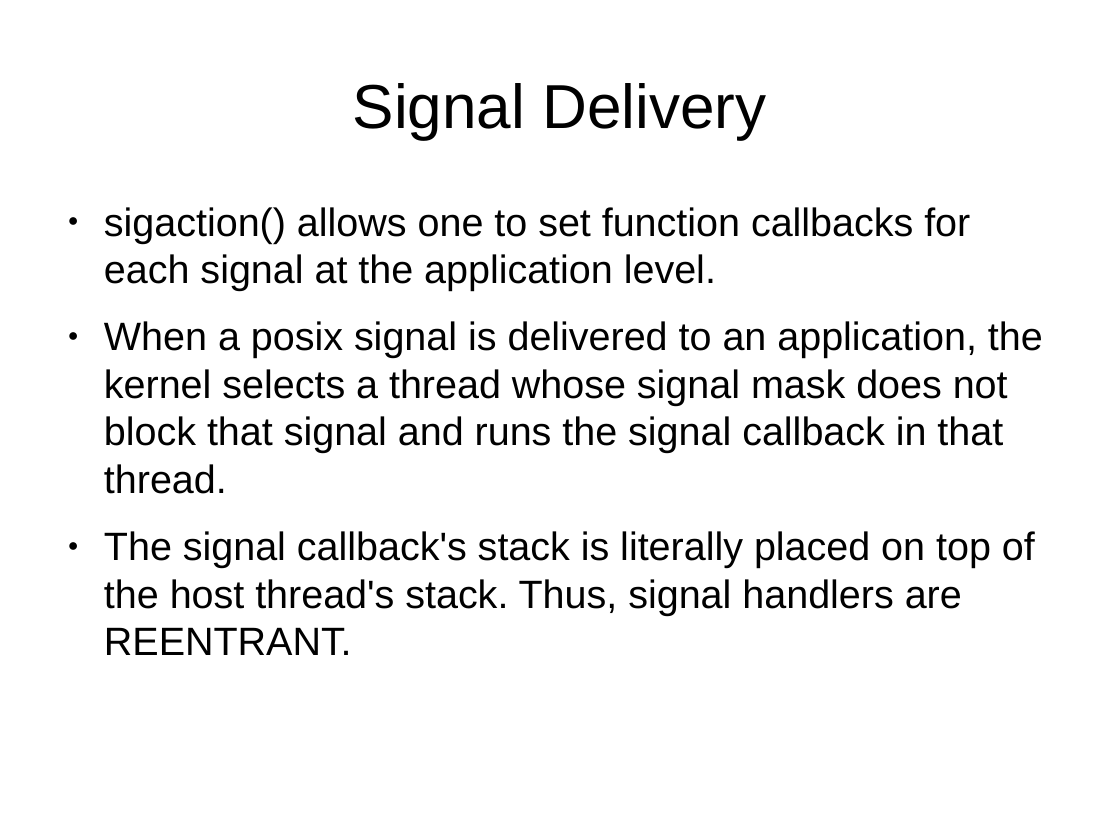
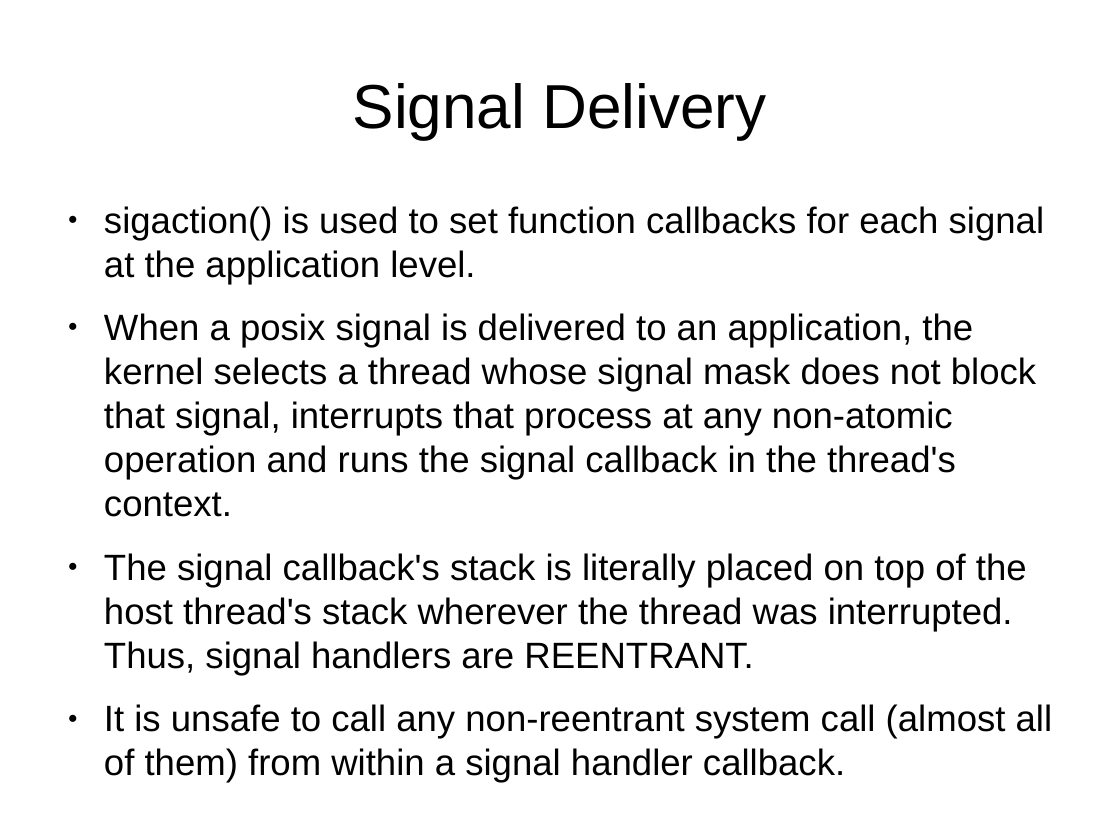
Before and after one commit to cknite/psignals, a slide deck: slide 4 of docs/psignals.odp. Drawn at 1120x840 pixels with LibreOffice and Linux fonts; fonts in the diff are those of the drawing. Boxes give left, top, right and bottom in pixels: in the first picture for what was removed or moved away, otherwise in the second. Text is boxed around its words. In the diff, an @@ line names an element or a change of style, - is before the commit and + after.

Commit message:
Update presentation

```diff
--- a/docs/psignals.odp
+++ b/docs/psignals.odp
@@ text at (x1=104, y1=206, x2=1053, y2=783): text changed; size 28 to 25.9 pt @@
-● sigaction() allows one to set function callbacks for each signal at the application level.
-● When a posix signal is delivered to an application, the kernel selects a thread whose signal mask does not block that signal and runs the signal callback in that thread.
-● The signal callback's stack is literally placed on top of the host thread's stack. Thus, signal handlers are REENTRANT.
+● sigaction() is used to set function callbacks for each signal at the application level.
+● When a posix signal is delivered to an application, the kernel selects a thread whose signal mask does not block that signal, interrupts that process at any non-atomic operation and runs the signal callback in the thread's context.
+● The signal callback's stack is literally placed on top of the host thread's stack wherever the thread was interrupted. Thus, signal handlers are REENTRANT.
+● It is unsafe to call any non-reentrant system call (almost all of them) from within a signal handler callback.
```
Also in this commit, not shown: 1 other slide changed, 4 slides added, 1 slide removed.
